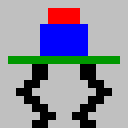
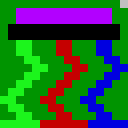
Revision of a layered 128px x 128px image; what changed, layer by layer:
painted on "Layer" over [0, 0, 128, 128]
painted on "Background" over [0, 0, 128, 128]
